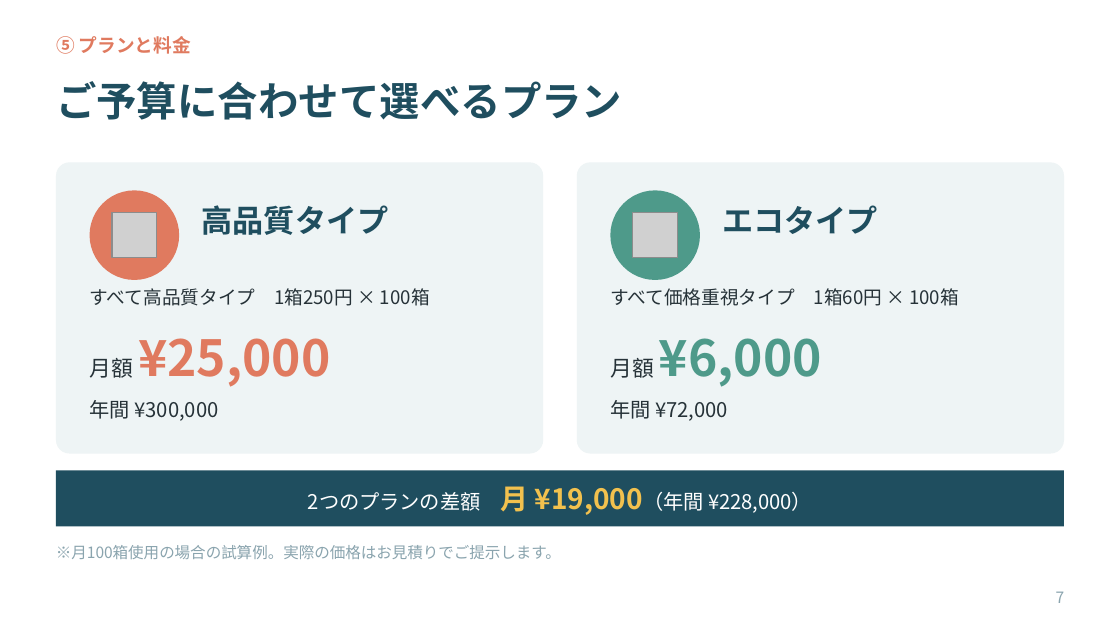
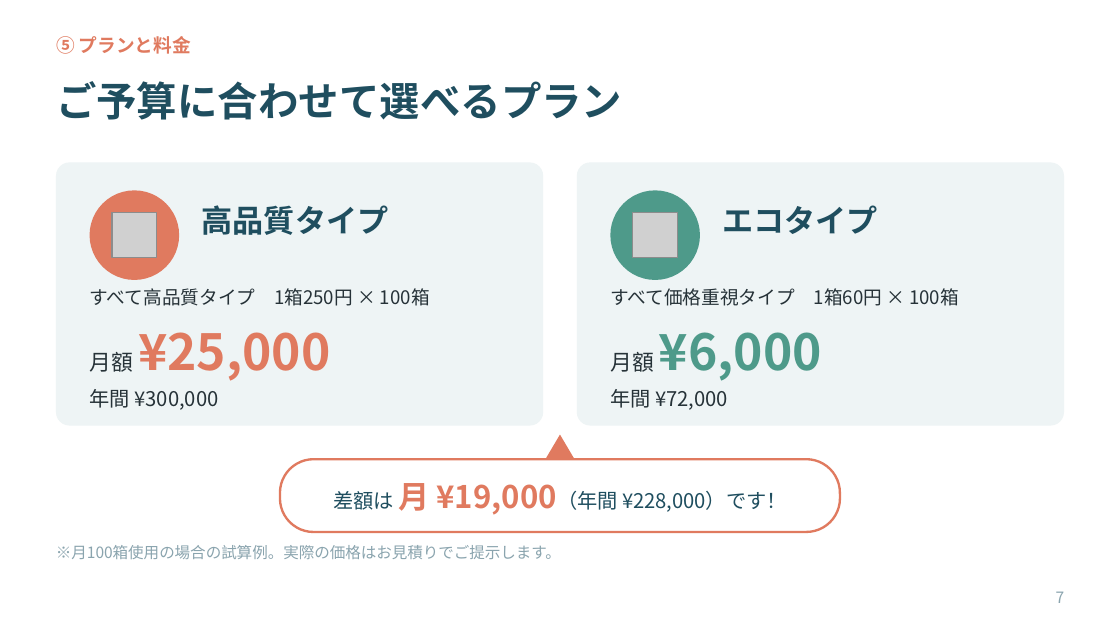
Before and after one commit to ha19870907-a11y/turbo-disco, a slide deck: slide 7 of tissue_sales_roleplay.pptx. Drawn at 1120x630 pixels with LibreOffice and Linux fonts; fonts in the diff are those of the drawing; grey boxes stand for pictures. Boxes give left, top, right and bottom in pixels: in the first picture for what was removed or moved away, otherwise in the second. Text is boxed around its words. In the diff, an @@ line names an element or a change of style, - is before the commit and + after.

```diff
--- a/tissue_sales_roleplay.pptx
+++ b/tissue_sales_roleplay.pptx
@@ rounded rectangle: place and size @@
-rounded rectangle at bbox=[56, 162, 543, 454]
+rounded rectangle at bbox=[56, 162, 543, 426]
@@ rounded rectangle at bbox=[56, 162, 543, 426]: proportions changed @@
@@ rounded rectangle at bbox=[577, 162, 1064, 426]: proportions changed @@
@@ rounded rectangle: place and size @@
-rounded rectangle at bbox=[577, 162, 1064, 454]
+rounded rectangle at bbox=[577, 162, 1064, 426]
@@ text "月額 ¥25,000": place and size @@
-text "月額 ¥25,000" at bbox=[90, 338, 330, 387]
+text "月額 ¥25,000" at bbox=[90, 332, 330, 381]
@@ text "月額 ¥6,000": place and size @@
-text "月額 ¥6,000" at bbox=[610, 338, 822, 387]
+text "月額 ¥6,000" at bbox=[610, 332, 822, 381]
@@ text "年間 ¥300,000": place and size @@
-text "年間 ¥300,000" at bbox=[90, 400, 218, 421]
+text "年間 ¥300,000" at bbox=[90, 389, 218, 410]
@@ text "年間 ¥72,000": place and size @@
-text "年間 ¥72,000" at bbox=[610, 400, 728, 421]
+text "年間 ¥72,000" at bbox=[610, 389, 728, 410]
@@ triangle added at bbox=[545, 435, 575, 459], fill #E07A5F @@
@@ rectangle removed at bbox=[56, 470, 1064, 526] @@
@@ rounded rectangle added at bbox=[280, 459, 840, 532], fill #FFFFFF, outline #E07A5F 1.5 pt @@
@@ text at bbox=[333, 483, 787, 515]: text changed; text colour #FFFFFF to #1F4E5F @@
-2つのプランの差額 月 ¥19,000（年間 ¥228,000）
+差額は 月 ¥19,000（年間 ¥228,000）です！
```
Also in this commit, not shown: 1 other file.
